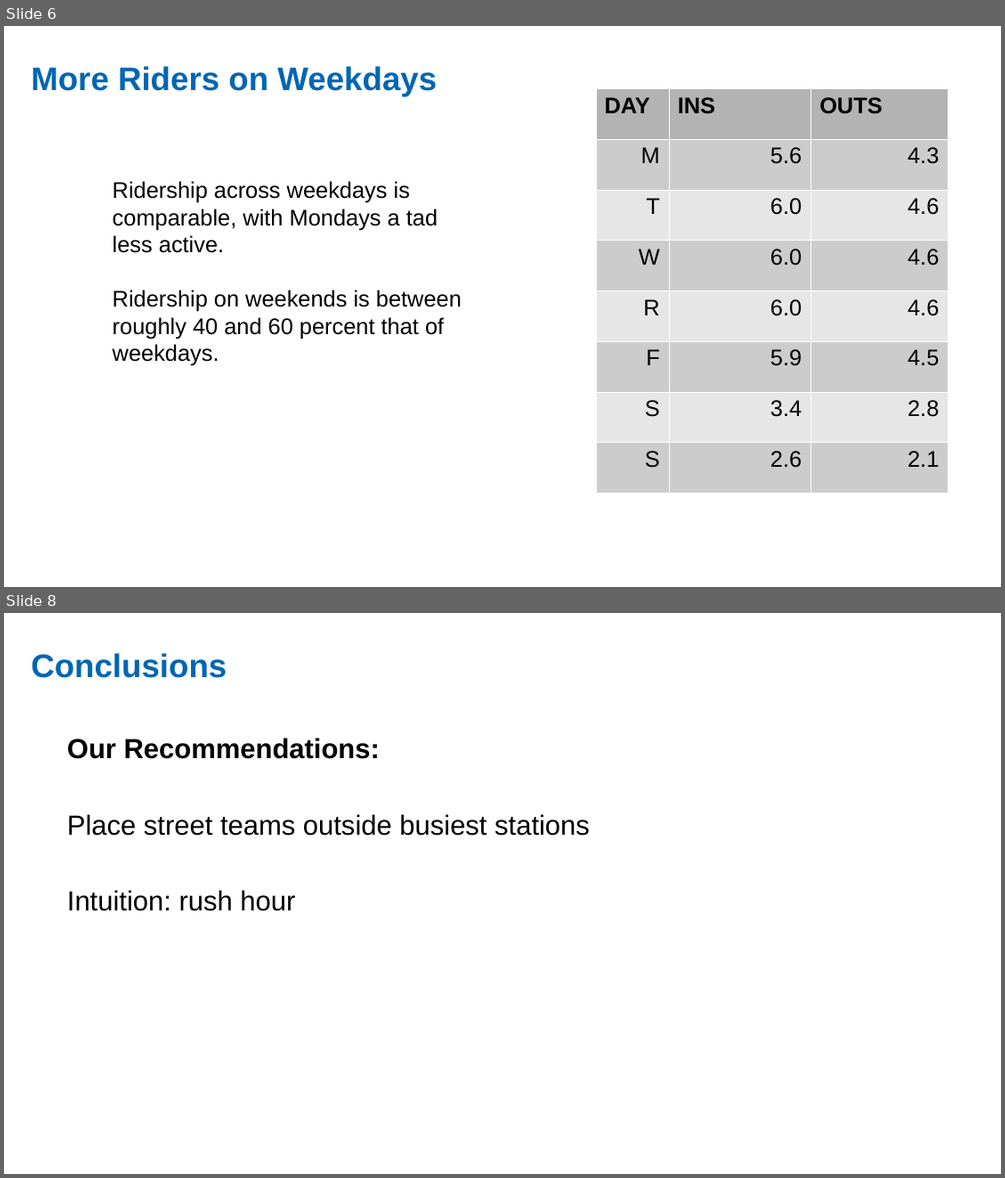
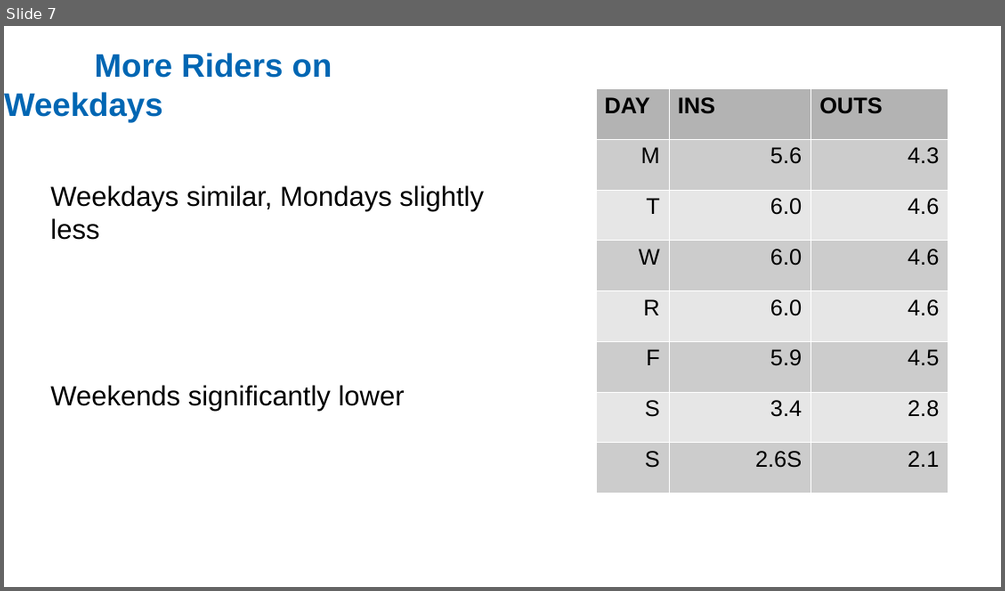
Before and after one commit to ekand/mtacular, a slide deck: reports/MTA_Data_PP_etd.odp. Shown one above the other, each under a label of ours: slides 6 and 8 before the commit, slide 7 after it; the slides between them are not shown. The pictures are 1005x1178 and 1005x591 pixels, drawn with LibreOffice and Linux fonts; fonts in the diff are those of the drawing. Boxes give left, top, right and bottom in pixels: in the first picture for what was removed or moved away, otherwise in the second. Text is boxed around its words. In the diff, an @@ line names an element or a change of style, - is before the commit and + after.

```diff
--- a/reports/MTA_Data_PP_etd.odp
+++ b/reports/MTA_Data_PP_etd.odp
@@ slide 8 removed at <box>4,613,1001,1174</box>, background #FFFFFF @@
@@ text removed at <box>31,653,226,678</box> @@
-Conclusions
@@ text removed at <box>67,738,590,911</box> @@
-Our Recommendations:
-Place street teams outside busiest stations
-Intuition: rush hour
@@ what was slide 6 is now slide 7 @@
@@ slide 7 changed as well @@
@@ title "More Riders on Weekdays": place and size @@
-title "More Riders on Weekdays" at <box>31,66,437,96</box>
+title "More Riders on Weekdays" at <box>4,53,332,122</box>
@@ title "More Riders on Weekdays" at <box>4,53,332,122</box>: vertical alignment top to middle @@
@@ table at <box>596,88,948,492</box> @@
-row 8, column 2: 2.6
+row 8, column 2: 2.6S
@@ text added at <box>50,185,484,410</box>, 22 pt, text #000000 @@
+Weekdays similar, Mondays slightly less
+Weekends significantly lower
@@ text removed at <box>113,181,461,366</box> @@
-Ridership across weekdays is comparable, with Mondays a tad less active.
-Ridership on weekends is between roughly 40 and 60 percent that of weekdays.
```
Also in this commit, not shown: 4 other slides changed, 9 slides added, 4 other slides removed.
